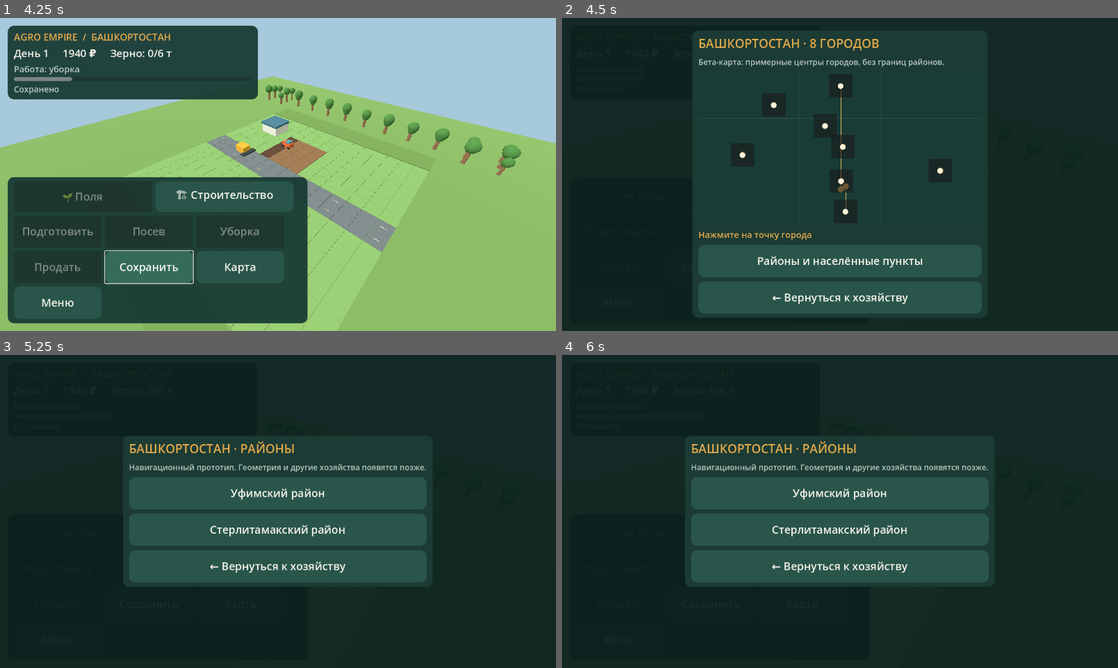
Above: before the commit, frames 1-4 (two rows, left to right).
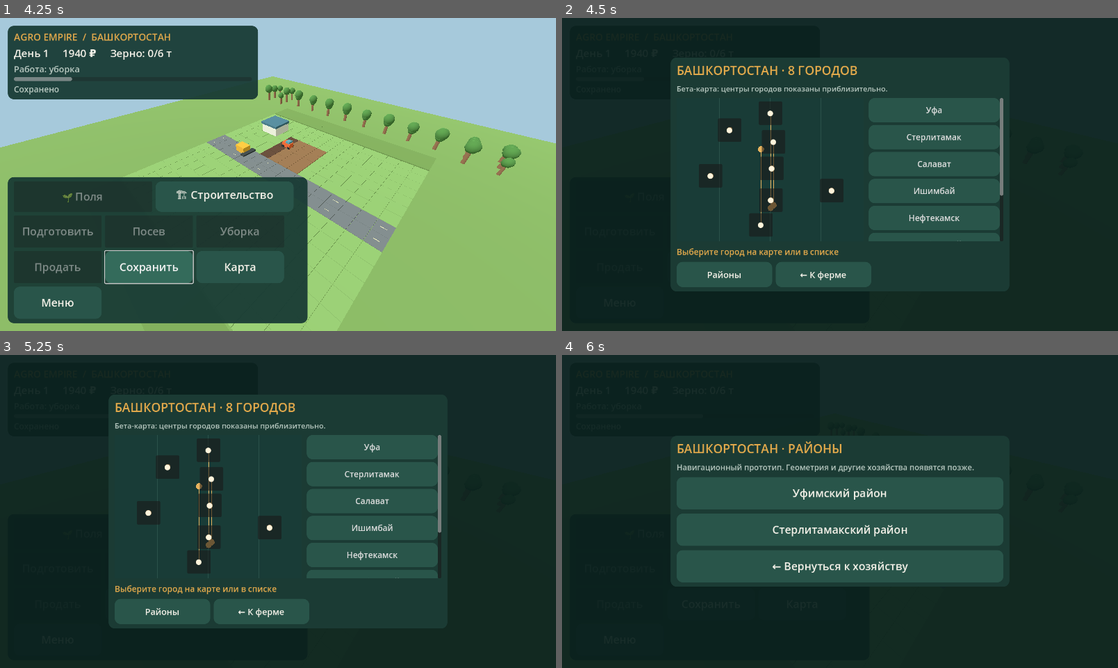
Above: after the commit, the same moments.

Repository: maillunex-lang/fermabash
Game: Godot game, scene res://scenes/Main.tscn
Same seed, same stepped clock (60 frames per second), same inputs: the game is played once before the commit and once after it.
Inputs (mouse positions are in pixels of both pictures, inside the frame that each line leads up to):
- Up to frame 1 (4.25 s): click "Новая игра" at 0.5 s; click "🏗 Строительство" at 1.25 s; click "🌱 Поля" at 2 s; click "Подготовить" at 2.75 s; click "Сохранить" at 3.5 s
- Up to frame 2 (4.5 s): click "Карта" at 4.25 s
- Up to frame 3 (5.25 s): click (278, 599) at 5 s, where only the run before the commit has a clickable "Районы и населённые пункты"
- Up to frame 4 (6 s): click (723, 611) at 5.75 s, where only the run after the commit has a clickable "Районы"

Frame 1 is identical in both runs. In frame 2, 25% of the frame differs, in the area x 19-80%, y 4-96%; in frame 3, 24%; in frame 4, 3.6%.

Commit message:
feat(stage3.3): accessible city list alongside map, adaptive layout and selected state

Diff:
--- a/scripts/ui/game_ui.gd
+++ b/scripts/ui/game_ui.gd
@@ -23,6 +23,8 @@
 var region_selected := ""
 var city_map: Control
 var city_details: Label
+var city_buttons: Dictionary = {}
+var city_scroll: ScrollContainer
 var tab_buttons: Dictionary = {}
 
 
@@ -177,23 +179,67 @@
 func show_beta_map() -> void:
  _clear_region_choices()
  region_title.text = "БАШКОРТОСТАН · 8 ГОРОДОВ"
- var hint := _label("Бета-карта: примерные центры городов, без границ районов.",18,MUTED)
- region_list.add_child(hint)
+ region_list.add_child(_label("Бета-карта: центры городов показаны приблизительно.",17,MUTED))
+ var content := HBoxContainer.new()
+ content.add_theme_constant_override("separation",12)
+ region_list.add_child(content)
  city_map = BetaCityMap.new()
- city_map.custom_minimum_size = Vector2(600,350)
+ city_map.custom_minimum_size = Vector2(390,290)
  city_map.size_flags_horizontal = Control.SIZE_EXPAND_FILL
- region_list.add_child(city_map)
- city_details = _label("Нажмите на точку города",20,ACCENT)
+ content.add_child(city_map)
+ city_scroll = ScrollContainer.new()
+ city_scroll.custom_minimum_size = Vector2(225,290)
+ city_scroll.horizontal_scroll_mode = ScrollContainer.SCROLL_MODE_DISABLED
+ city_scroll.size_flags_horizontal = Control.SIZE_EXPAND_FILL
+ content.add_child(city_scroll)
+ var city_list := VBoxContainer.new()
+ city_list.add_theme_constant_override("separation",6)
+ city_list.size_flags_horizontal = Control.SIZE_EXPAND_FILL
+ city_scroll.add_child(city_list)
+ city_buttons.clear()
+ for entry in BetaCityCatalog.CITIES:
+  var id: String = str(entry["id"])
+  var button := Button.new()
+  button.text = str(entry["name"])
+  button.custom_minimum_size = Vector2(175,56)
+  button.add_theme_font_size_override("font_size",19)
+  button.add_theme_stylebox_override("normal",_style(Color("29554a")))
+  button.add_theme_stylebox_override("pressed",_style(Color("b88533")))
+  button.pressed.connect(func(): city_map._select(id))
+  city_list.add_child(button)
+  city_buttons[id] = button
+ city_details = _label("Выберите город на карте или в списке",19,ACCENT)
  region_list.add_child(city_details)
  city_map.city_selected.connect(_city_selected)
- _button(region_list,"Районы и населённые пункты","region_district_list")
- _button(region_list,"← Вернуться к хозяйству","region_close")
+ var navigation := HBoxContainer.new()
+ navigation.add_theme_constant_override("separation",8)
+ region_list.add_child(navigation)
+ var district_button := _button(navigation,"Районы","region_district_list")
+ var close_button := _button(navigation,"← К ферме","region_close")
+ for button in [district_button,close_button]:
+  button.custom_minimum_size = Vector2(220,58)
+  button.add_theme_font_size_override("font_size",20)
+ _layout_regions()
+
+func _layout_regions() -> void:
+ if city_map == null or not is_instance_valid(city_map):
+  return
+ var viewport := get_viewport().get_visible_rect().size
+ var compact := viewport.x < 800.0
+ region_panel.custom_minimum_size = Vector2(minf(viewport.x-32.0,780.0),0)
+ city_map.custom_minimum_size = Vector2(maxf(250.0,minf(viewport.x*0.53,430.0)),clampf(viewport.y-260.0,190.0,330.0))
+ city_scroll.custom_minimum_size = Vector2(160,city_map.custom_minimum_size.y)
+ if compact:
+  city_map.custom_minimum_size.x = maxf(210.0,viewport.x*0.48)
+  city_scroll.custom_minimum_size.x = 145
 
 func _city_selected(city_id: String) -> void:
  var item: Dictionary = BetaCityCatalog.city(city_id)
  if item.is_empty():
   return
  city_details.text = str(item["name"]) + " · центр города (ориентировочно)"
+ for key in city_buttons:
+  (city_buttons[key] as Button).disabled = key == city_id
  action_requested.emit("region_city:"+city_id)
 
 func hide_regions() -> void:
@@ -202,6 +248,8 @@
 func _clear_region_choices() -> void:
  city_map = null
  city_details = null
+ city_scroll = null
+ city_buttons.clear()
  for child in region_list.get_children():
   if child != region_title:
    child.queue_free()
@@ -252,7 +300,8 @@
  actions_panel.size = Vector2(width,0)
  actions_panel.position = Vector2(margin,viewport.y-actions_panel.get_combined_minimum_size().y-margin)
  title_label.add_theme_font_size_override("font_size",32)
- region_panel.custom_minimum_size = Vector2(minf(viewport.x-48.0,680.0),0)
+ region_panel.custom_minimum_size = Vector2(minf(viewport.x-32.0,780.0),0)
+ _layout_regions()
 
 func show_menu() -> void:
  menu_overlay.visible = true
